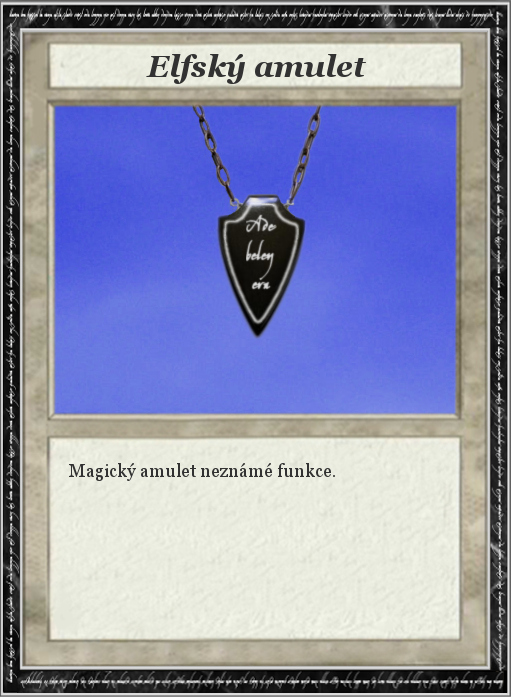
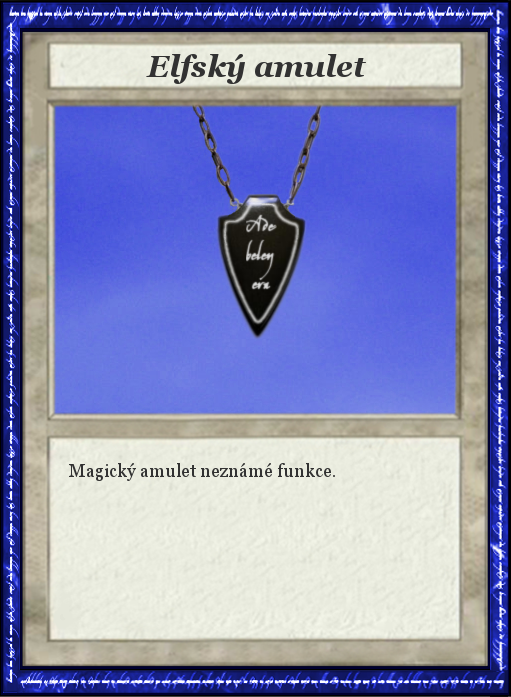
Layered file, before and after one edit (511 × 697). Changes by layer:
renamed "RuneFrame" to "Rune frame", painted on it over [0, 0, 511, 697]
